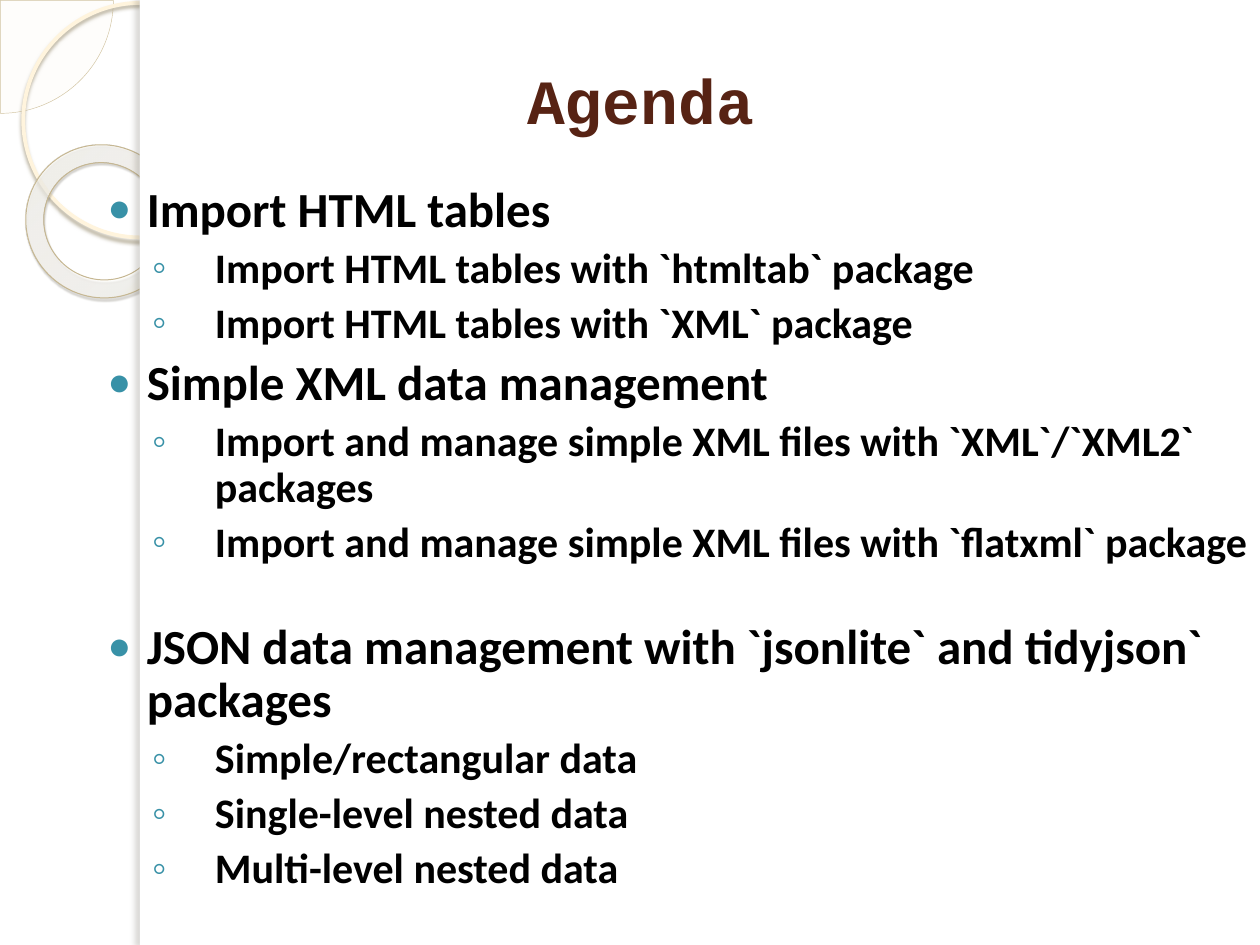
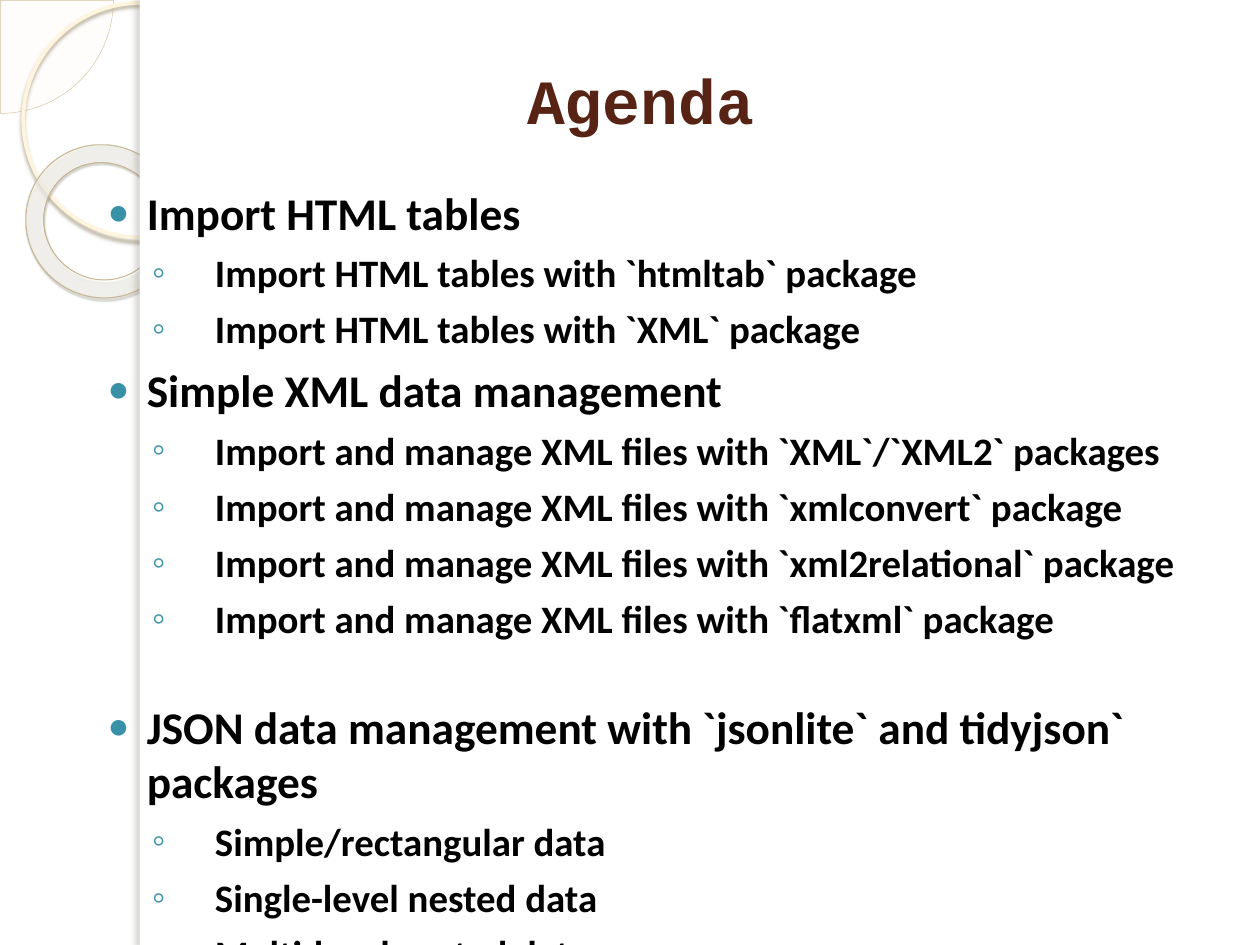
Before and after one commit to marinfotache/Data-Processing-Analysis-Science-with-R, a slide deck: slide 2 of 06 XML- JSON- Web Scrapping- APIs/06_html_xml_json__web_scrap__apis.pptx. Drawn at 1260x945 pixels with LibreOffice and Linux fonts; fonts in the diff are those of the drawing; background and template pictures are left out. Boxes give left, top, right and bottom in pixels: in the first picture for what was removed or moved away, otherwise in the second. Text is boxed around its words. In the diff, an @@ line names an element or a change of style, - is before the commit and + after.

```diff
--- a/06 XML- JSON- Web Scrapping- APIs/06_html_xml_json__web_scrap__apis.pptx
+++ b/06 XML- JSON- Web Scrapping- APIs/06_html_xml_json__web_scrap__apis.pptx
@@ text at (x1=147, y1=198, x2=1124, y2=919): size 28 to 25.9 pt in "Import HTML tables", "Simple XML data management", "JSON data management with `jsonlite` and tidyjson` ..."; size 24 to 22.2 pt in "Import HTML tables with `htmltab` package", "Import HTML tables with `XML` package", "Simple/rectangular data", "Single-level nested data" and 1 more places; line spacing 0.9 to 1 @@
@@ text at (x1=215, y1=437, x2=1174, y2=640): text changed; size 24 to 22.2 pt @@
-  ◦ Import and manage simple XML files with `XML`/`XML2` packages
-  ◦ Import and manage simple XML files with `flatxml` package
+  ◦ Import and manage XML files with `XML`/`XML2` packages
+  ◦ Import and manage XML files with `xmlconvert` package
+  ◦ Import and manage XML files with `xml2relational` package
+  ◦ Import and manage XML files with `flatxml` package
```
Also in this commit, not shown: 1 other file.
